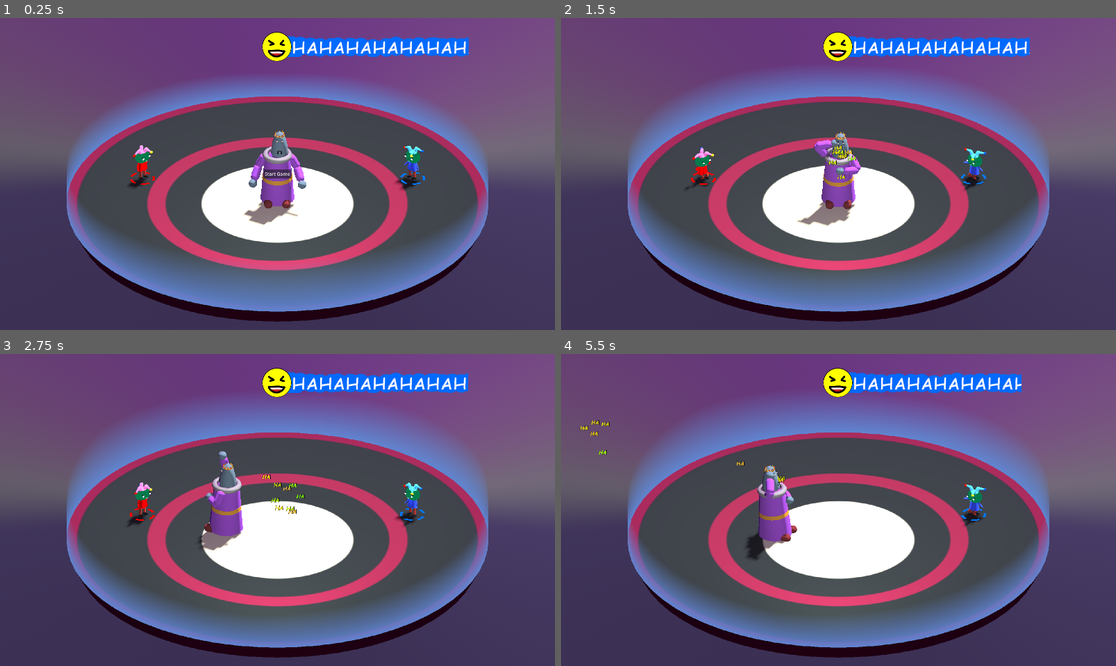
Above: before the commit, frames 1-4 (two rows, left to right).
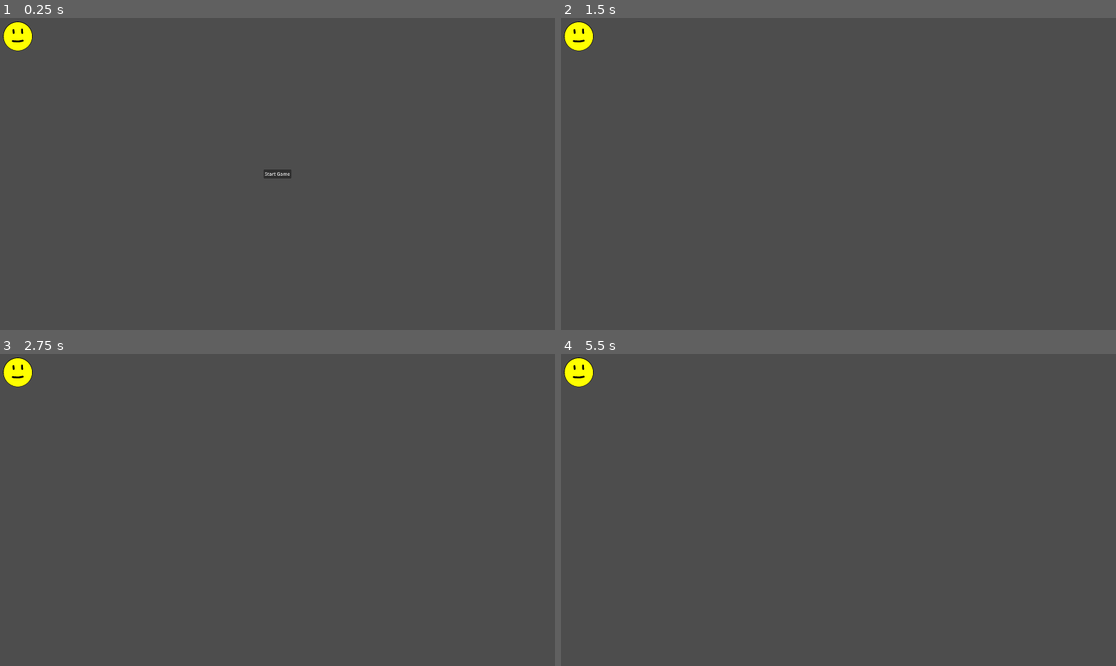
Above: after the commit, the same moments.

Repository: mwpenny/GGJ2024
Game: Godot game, scene res://scenes/ui.tscn
Same seed, same stepped clock (60 frames per second), same inputs: the game is played once before the commit and once after it.
Inputs:
- Up to frame 1 (0.25 s): no input
- Up to frame 2 (1.5 s): click "Start Game" at 0.5 s
- Up to frame 3 (2.75 s): no input
- Up to frame 4 (5.5 s): no input

The runs differ from the first frame. In frame 1, 74% of the frame differs, in the area x 0-100%, y 0-100%; in frame 2, 74%; in frame 3, 72%; in frame 4, 72%.

Commit message:
Initial juggle

Diff:
--- a/characters/player.tscn
+++ b/characters/player.tscn
@@ -1,6 +1,7 @@
 [gd_scene load_steps=55 format=3 uid="uid://cklaqgwvvfiyf"]
 
 [ext_resource type="Script" path="res://scripts/player.gd" id="1_bdw3y"]
+[ext_resource type="PackedScene" uid="uid://dv640qjdlmdk7" path="res://scenes/ball.tscn" id="2_1tyfk"]
 [ext_resource type="PackedScene" uid="uid://bpjuqvy053728" path="res://indicators/player_indicator.tscn" id="2_kl1gp"]
 
 [sub_resource type="StandardMaterial3D" id="StandardMaterial3D_k1prp"]
@@ -320,9 +321,91 @@
 tracks/13/loop_wrap = true
 tracks/13/keys = PackedFloat32Array(0, 1, -0.0353001, -0.0453753, -0.0581854, 0.996649, 1, 1, 0.638231, -0.0726128, -0.0131083, 0.766301)
 
+[sub_resource type="Animation" id="Animation_xe2wu"]
+resource_name = "juggle"
+length = 3.0
+tracks/0/type = "position_3d"
+tracks/0/imported = false
+tracks/0/enabled = true
+tracks/0/path = NodePath("HeadPivot/Head/Hat/Tube3/Tube base/HatEndJoint3/Tube end/Ball")
+tracks/0/interp = 1
+tracks/0/loop_wrap = true
+tracks/0/keys = PackedFloat32Array()
+tracks/1/type = "bezier"
+tracks/1/imported = false
+tracks/1/enabled = true
+tracks/1/path = NodePath("Juggling/Ball:position:x")
+tracks/1/interp = 1
+tracks/1/loop_wrap = true
+tracks/1/keys = {
+"handle_modes": PackedInt32Array(0, 0, 0, 0),
+"points": PackedFloat32Array(0, -0.25, 0, 0.25, 0, 1.01269, -0.25, 0, 0.25, 0, 1.64806, -0.25, 0, 0.25, 0, 0, -0.25, 0, 0.25, 0),
+"times": PackedFloat32Array(0, 1.5, 2.5, 3)
+}
+tracks/2/type = "bezier"
+tracks/2/imported = false
+tracks/2/enabled = true
+tracks/2/path = NodePath("Juggling/Ball:position:y")
+tracks/2/interp = 1
+tracks/2/loop_wrap = true
+tracks/2/keys = {
+"handle_modes": PackedInt32Array(0, 0, 0, 0),
+"points": PackedFloat32Array(0, -0.25, 0, 0.3, 14.5, 4.8868, -0.25, 0, 0.25, 0, 0.486355, -0.25, 0, 0.25, 0, 0, -0.25, 0, 0.25, 0),
+"times": PackedFloat32Array(0, 1.5, 2.5, 3)
+}
+tracks/3/type = "bezier"
+tracks/3/imported = false
+tracks/3/enabled = true
+tracks/3/path = NodePath("Juggling/Ball:position:z")
+tracks/3/interp = 1
+tracks/3/loop_wrap = true
+tracks/3/keys = {
+"handle_modes": PackedInt32Array(0, 0, 0, 0),
+"points": PackedFloat32Array(0, -0.25, 0, 0.25, 0, 0, -0.25, 0, 0.25, 0, 0, -0.25, 0, 0.25, 0, 0, -0.25, 0, 0.25, 0),
+"times": PackedFloat32Array(0, 1.5, 2.5, 3)
+}
+
+[sub_resource type="Animation" id="Animation_2puev"]
+length = 0.001
+tracks/0/type = "bezier"
+tracks/0/imported = false
+tracks/0/enabled = true
+tracks/0/path = NodePath("Juggling/Ball:position:x")
+tracks/0/interp = 1
+tracks/0/loop_wrap = true
+tracks/0/keys = {
+"handle_modes": PackedInt32Array(0),
+"points": PackedFloat32Array(0, -0.25, 0, 0.25, 0),
+"times": PackedFloat32Array(0)
+}
+tracks/1/type = "bezier"
+tracks/1/imported = false
+tracks/1/enabled = true
+tracks/1/path = NodePath("Juggling/Ball:position:y")
+tracks/1/interp = 1
+tracks/1/loop_wrap = true
+tracks/1/keys = {
+"handle_modes": PackedInt32Array(0),
+"points": PackedFloat32Array(0, -0.25, 0, 0.25, 0),
+"times": PackedFloat32Array(0)
+}
+tracks/2/type = "bezier"
+tracks/2/imported = false
+tracks/2/enabled = true
+tracks/2/path = NodePath("Juggling/Ball:position:z")
+tracks/2/interp = 1
+tracks/2/loop_wrap = true
+tracks/2/keys = {
+"handle_modes": PackedInt32Array(0),
+"points": PackedFloat32Array(0, -0.25, 0, 0.25, 0),
+"times": PackedFloat32Array(0)
+}
+
 [sub_resource type="AnimationLibrary" id="AnimationLibrary_67df4"]
 _data = {
+"RESET": SubResource("Animation_2puev"),
 "idle": SubResource("Animation_34n48"),
+"juggle": SubResource("Animation_xe2wu"),
 "run": SubResource("Animation_psaia")
 }
 
@@ -529,7 +612,7 @@
 skeleton = NodePath("../../../../..")
 
 [node name="Ball" type="MeshInstance3D" parent="Root/HeadPivot/Head/Hat/Tube3/Tube base/HatEndJoint3/Tube end"]
-transform = Transform3D(1, -1.86265e-09, 2.98023e-08, 2.38419e-07, 1, 0, -5.96046e-08, -7.45058e-09, 0.999999, -0.00142968, 0.226619, -0.00375152)
+transform = Transform3D(1, -1.86265e-09, 2.98023e-08, 2.38419e-07, 1, 0, -5.96046e-08, -7.45058e-09, 0.999999, 0, 0, 0)
 mesh = SubResource("SphereMesh_154hr")
 
 [node name="Eye1" type="MeshInstance3D" parent="Root/HeadPivot/Head"]
@@ -679,6 +762,12 @@
 mesh = SubResource("SphereMesh_xv8y0")
 skeleton = NodePath("")
 
+[node name="Juggling" type="Node3D" parent="Root"]
+transform = Transform3D(1, 0, 0, 0, 1, 0, 0, 0, 1, -1.01029, 0, 1.0355)
+
+[node name="Ball" parent="Root/Juggling" instance=ExtResource("2_1tyfk")]
+constant_force = Vector3(2.08165e-12, 2.08165e-12, 2.08165e-12)
+
 [node name="CollisionShape3D" type="CollisionShape3D" parent="."]
 transform = Transform3D(1, 0, 0, 0, 1, 0, 0, 0, 1, 0, 1.826, 0)
 shape = SubResource("CapsuleShape3D_3r2l4")
--- a/scenes/arena.tscn
+++ b/scenes/arena.tscn
@@ -7,6 +7,7 @@
 [ext_resource type="PackedScene" uid="uid://cklaqgwvvfiyf" path="res://characters/player.tscn" id="5_vckah"]
 [ext_resource type="Shader" path="res://shaders/player_indicator.gdshader" id="6_tp5ud"]
 [ext_resource type="PackedScene" uid="uid://cri6eyis8mjhe" path="res://characters/lord.tscn" id="6_veo1w"]
+[ext_resource type="PackedScene" uid="uid://dv640qjdlmdk7" path="res://scenes/ball.tscn" id="7_lvwvp"]
 
 [sub_resource type="ShaderMaterial" id="ShaderMaterial_7dk6a"]
 render_priority = 0
@@ -169,3 +170,14 @@
 [connection signal="death" from="Player1" to="." method="_on_player_death"]
 [connection signal="death" from="Player2" to="." method="_on_player_death"]
 [connection signal="body_exited" from="Lord" to="Lord" method="_on_body_exited"]
+mass = 30.0
+
+[node name="Balls" type="Node3D" parent="."]
+
+[node name="Ball" parent="Balls" instance=ExtResource("7_lvwvp")]
+transform = Transform3D(1, 0, 0, 0, 1, 0, 0, 0, 1, -23.3548, 4.082, 2.08165e-12)
+
+[node name="BallSpawnTimer" type="Timer" parent="."]
+wait_time = 0.5
+
+[connection signal="timeout" from="BallSpawnTimer" to="." method="spawn_falling_ball"]
--- /dev/null
+++ b/scenes/ball.tscn
@@ -0,0 +1,28 @@
+[gd_scene load_steps=5 format=3 uid="uid://dv640qjdlmdk7"]
+
+[ext_resource type="Script" path="res://scenes/juggle_ball.gd" id="1_1oc0s"]
+
+[sub_resource type="PhysicsMaterial" id="PhysicsMaterial_68gjl"]
+bounce = 0.35
+
+[sub_resource type="SphereShape3D" id="SphereShape3D_lqui0"]
+
+[sub_resource type="SphereMesh" id="SphereMesh_beejp"]
+
+[node name="Ball" type="RigidBody3D"]
+physics_material_override = SubResource("PhysicsMaterial_68gjl")
+script = ExtResource("1_1oc0s")
+
+[node name="CollisionShape3D" type="CollisionShape3D" parent="."]
+transform = Transform3D(0.75, 0, 0, 0, 0.75, 0, 0, 0, 0.75, 0, 0, 0)
+shape = SubResource("SphereShape3D_lqui0")
+
+[node name="MeshInstance3D" type="MeshInstance3D" parent="CollisionShape3D"]
+mesh = SubResource("SphereMesh_beejp")
+skeleton = NodePath("../..")
+
+[node name="LifeTimer" type="Timer" parent="."]
+wait_time = 10.0
+one_shot = true
+
+[connection signal="body_entered" from="." to="." method="_on_body_entered"]
--- /dev/null
+++ b/scenes/juggle_ball.gd
@@ -0,0 +1,14 @@
+extends RigidBody3D
+
+
+# Called when the node enters the scene tree for the first time.
+func _ready():
+	pass # Replace with function body.
+
+
+# Called every frame. 'delta' is the elapsed time since the previous frame.
+func _process(delta):
+	pass
+
+func _on_body_entered(node: Node):
+	print(node)
--- a/scripts/arena.gd
+++ b/scripts/arena.gd
@@ -1,6 +1,10 @@
 extends Node3D
 
 var game_state = null
+
+var ball = preload("res://scenes/ball.tscn")
+
+@export var colorArray: Array[Color] = []
 
 func _ready():
 	game_state = get_node("/root/GameState")
@@ -12,6 +16,8 @@
 	var player_two = get_node("Player2")
 	player_two.init(2)
 	game_state.register_player_two(player_two)
+
+	start_falling_balls()
 
 # Called every frame. 'delta' is the elapsed time since the previous frame.
 func _process(delta):
@@ -25,3 +31,34 @@
 		print("Player 2 died")
 
 	player.global_position = Vector3(player.score_mult * -3, 10, 0)
+
+func spawn_falling_ball():
+	var new_ball = ball.instantiate()
+
+	# Set the radius and center position of the 3D circle
+	var radius = 23
+	var centerPos = Vector3(0, 20, 0)
+
+	# Generate a random angle in radians
+	var randomAngle = randf_range(0, 2 * PI)
+	var randomDistance = randf_range(0, radius)
+
+	# Calculate the random point's position within the 3D circle
+	var randomX = centerPos.x + randomDistance * cos(randomAngle)
+	var randomZ = centerPos.z + randomDistance * sin(randomAngle)
+	var randomY = centerPos.y
+
+	# Create a Vector3 with the random point's position
+	var randomPoint = Vector3(randomX, randomY, randomZ)
+
+	$Balls.add_child(new_ball)
+	new_ball.global_transform.origin = randomPoint
+
+func start_falling_balls():
+	# Start a timer that will call the spawn_falling_ball function every 0.5
+	# seconds
+	$BallSpawnTimer.start()
+
+func stop_falling_balls():
+	# Stop the timer
+	$BallSpawnTimer.stop()
